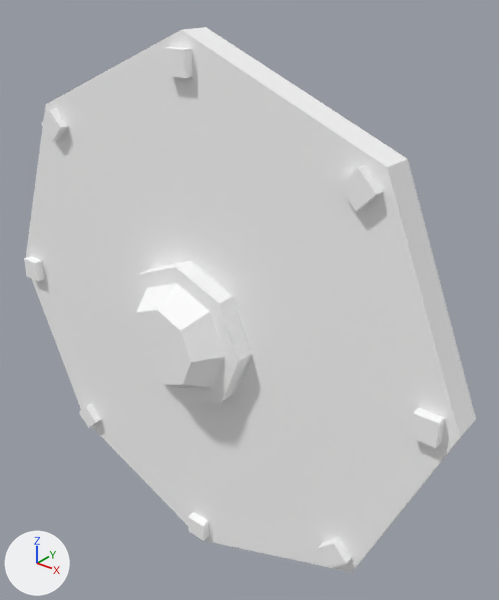
An edit to the glTF model assets/synty/simple_fantasy/models/SF_Wep_RoundShield_Symbol_01.glb, drawn before and after from the same camera.
Camera for both pictures: a 50 mm camera at (0.01062, -0.01082, 0.00821) aimed at (0.00097, 0.00123, 0.00073). Every picture has the same lights, and +X, +Y and +Z are marked at lower left.

In view in the first picture: 'SF_Wep_RoundShield_Symbol_01'.
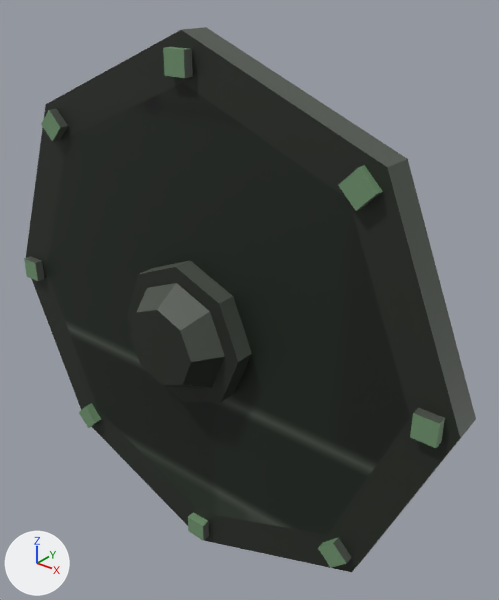
What the commit changed:
Picture 'Undead_Footman_01' (img_undead_footman_01) is new.
In material 'lambert1' (mat_lambert1), base_color is no longer (1.0, 1.0, 1.0), white #ffffff.
In material 'lambert1' (mat_lambert1), texture is now set to img_undead_footman_01.

Where the change shows, as pixel boxes (x1, y1, x2, y2) in the pictures (499 x 600 px):
'SF_Wep_RoundShield_Symbol_01', surface changed (grey to black): (24, 27, 476, 572) in both
